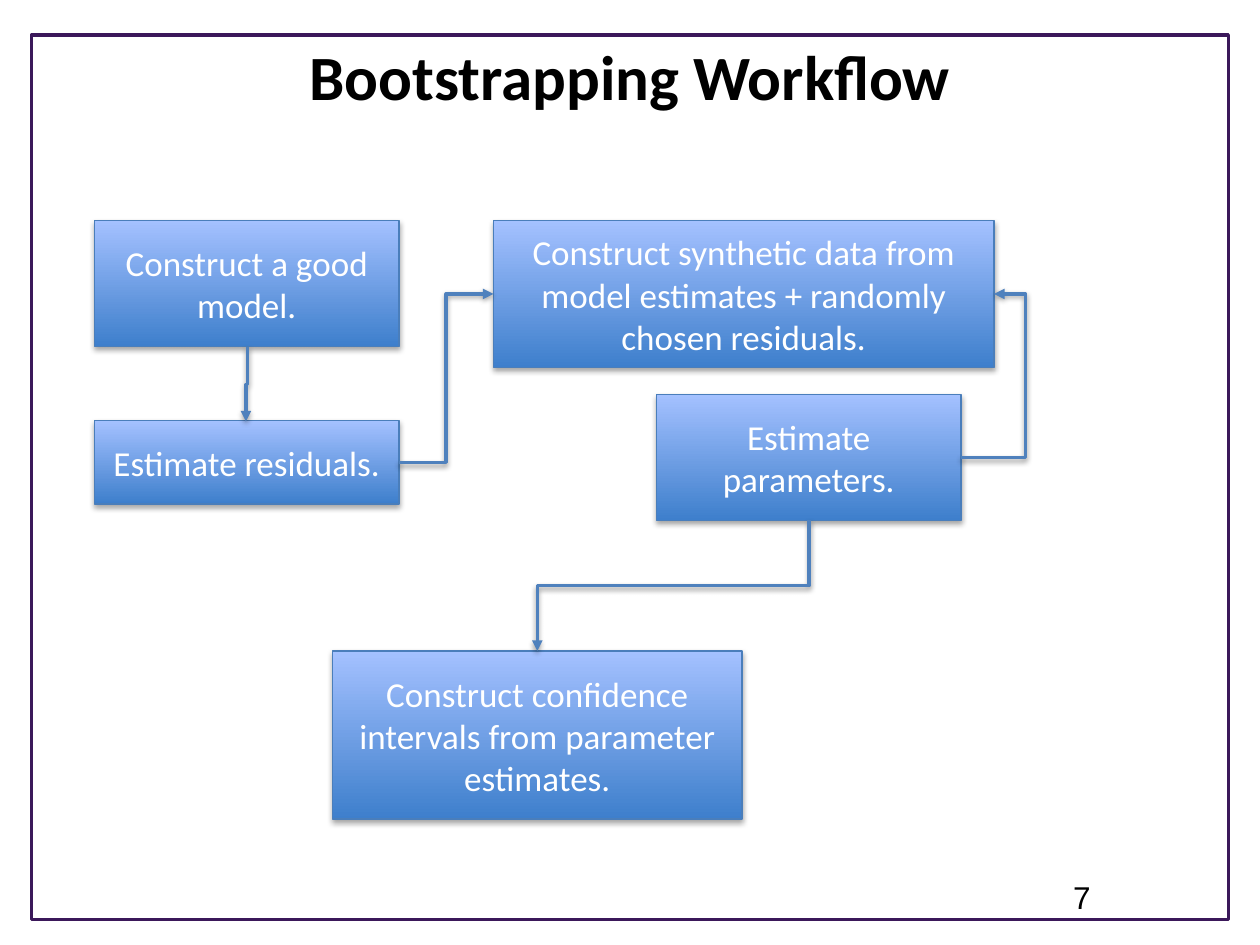
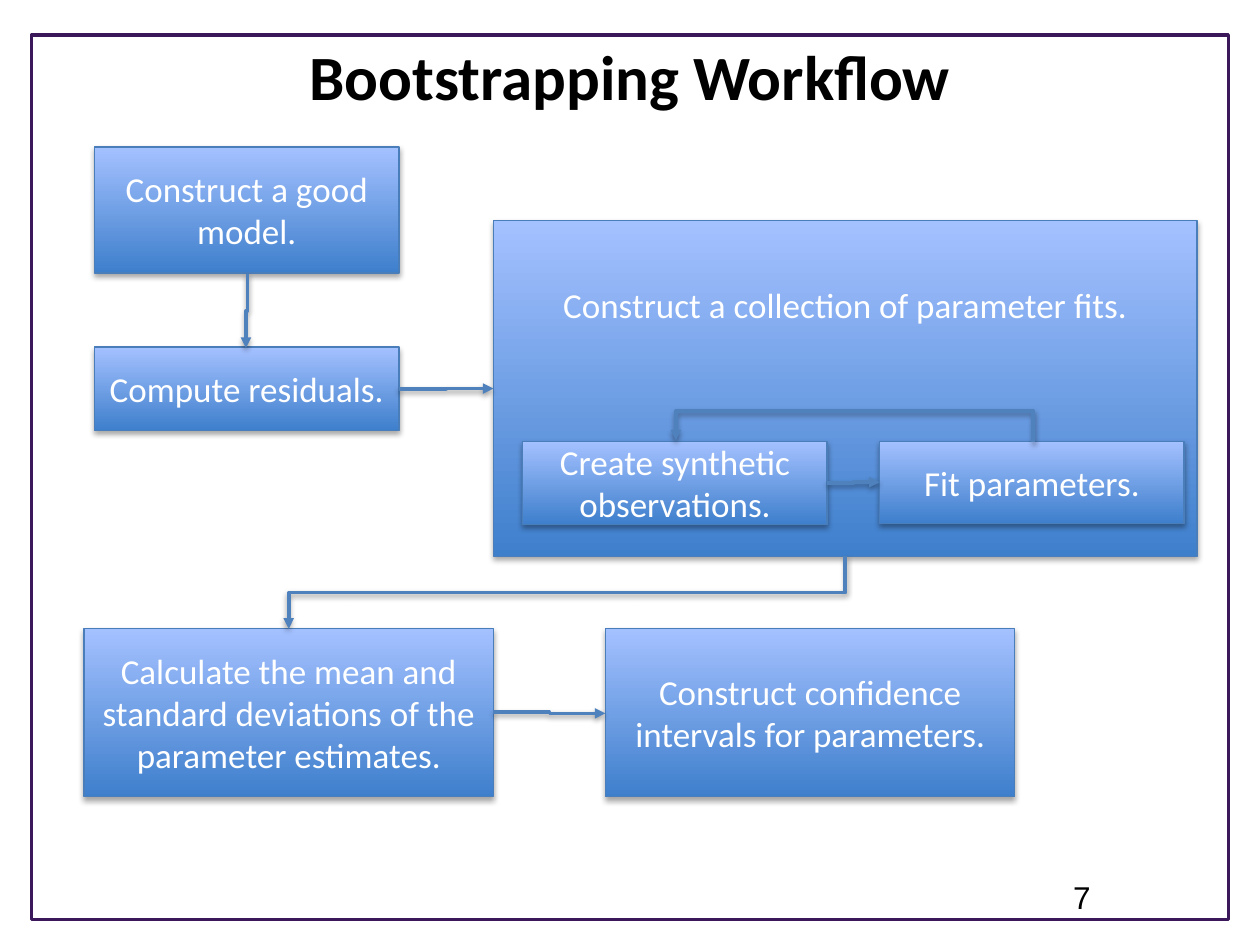
Before and after one commit to ModelEngineering/advancing-biomedical-models, a slide deck: slide 7 of lectures/lecture_11/Lecture_11_Parameter_Confidence_Intervals_With_Bootstrapping.pptx. Drawn at 1260x945 pixels with LibreOffice and Linux fonts; fonts in the diff are those of the drawing; background and template pictures are left out. Boxes give left, top, right and bottom in pixels: in the first picture for what was removed or moved away, otherwise in the second. Text is boxed around its words. In the diff, an @@ line names an element or a change of style, - is before the commit and + after.

Commit message:
Update slides

```diff
--- a/lectures/lecture_11/Lecture_11_Parameter_Confidence_Intervals_With_Bootstrapping.pptx
+++ b/lectures/lecture_11/Lecture_11_Parameter_Confidence_Intervals_With_Bootstrapping.pptx
@@ rectangle "Construct a collection of parameter ...": place and size @@
-rectangle "Construct a collection of parameter ..." at [494, 220, 994, 368]
+rectangle "Construct a collection of parameter ..." at [494, 220, 1197, 557]
@@ text in rectangle at [563, 294, 1127, 324]: text changed @@
-Construct synthetic data from model estimates + randomly chosen residuals.
+Construct a collection of parameter fits.
@@ elbow arrow removed from (961, 457) to (994, 294) @@
@@ 2 rectangles, 1 elbow arrow: place and size @@
-2 rectangles, 1 elbow arrow at [94, 220, 399, 504]
+2 rectangles, 1 elbow arrow at [94, 147, 399, 431]
@@ text in rectangle at [110, 377, 383, 408]: text changed @@
-Estimate residuals.
+Compute residuals.
@@ elbow arrow moved from (399, 462) - (494, 294) to (399, 389) - (494, 388) @@
@@ elbow arrow added from (1033, 442) to (675, 441), #4F81BD 2 pt @@
@@ rectangle added at [523, 441, 828, 524], fill gradient #3F80CE to #A4C4FF, outline #4B7EBC 0.75 pt, 20 pt, text #FFFFFF @@
+Create synthetic observations.
@@ rectangle "Fit parameters.": place and size @@
-rectangle "Fit parameters." at [656, 394, 961, 520]
+rectangle "Fit parameters." at [879, 441, 1184, 523]
@@ text in rectangle at [924, 472, 1140, 502]: text changed @@
-Estimate parameters.
+Fit parameters.
@@ elbow arrow added from (828, 483) to (879, 483), #4F81BD 2 pt @@
@@ elbow arrow moved from (809, 520) - (537, 651) to (845, 557) - (289, 629) @@
@@ rectangle "Calculate the mean and standard ...": place and size @@
-rectangle "Calculate the mean and standard ..." at [333, 651, 742, 819]
+rectangle "Calculate the mean and standard ..." at [84, 629, 494, 796]
@@ rectangle added at [605, 629, 1014, 796], fill gradient #3F80CE to #A4C4FF, outline #4B7EBC 0.75 pt, 20 pt, text #FFFFFF @@
+Construct confidence intervals for parameters.
@@ text in rectangle at [103, 660, 475, 774]: text changed @@
-Construct confidence intervals from parameter estimates.
+Calculate the mean and standard deviations of the parameter estimates.
@@ elbow arrow added from (494, 712) to (605, 713), #4F81BD 2 pt @@
```
Also in this commit, not shown: 1 slide added.
